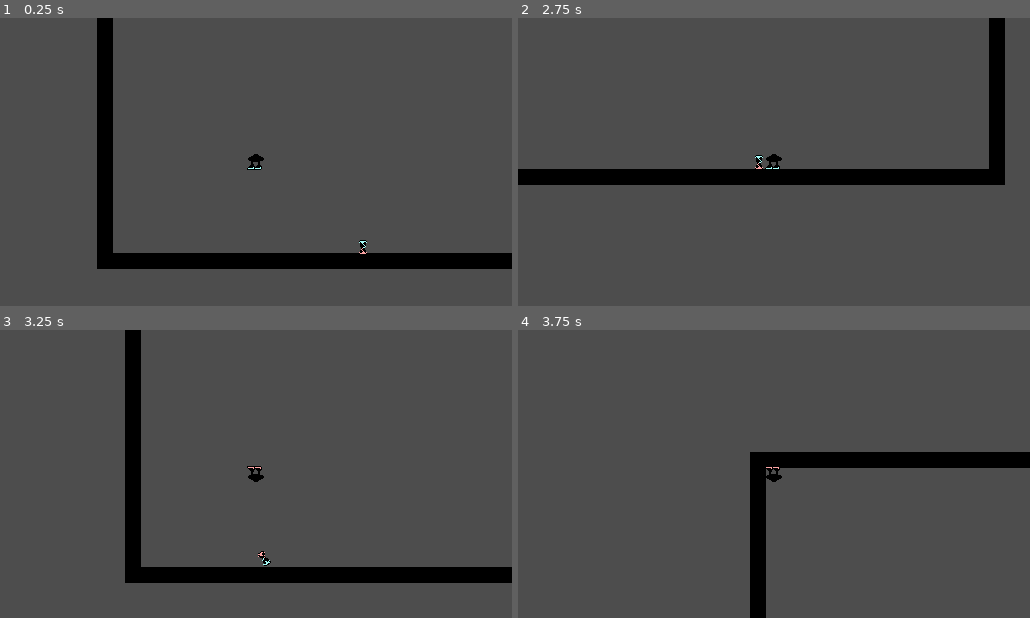
Above: before the commit, frames 1-4 (two rows, left to right).
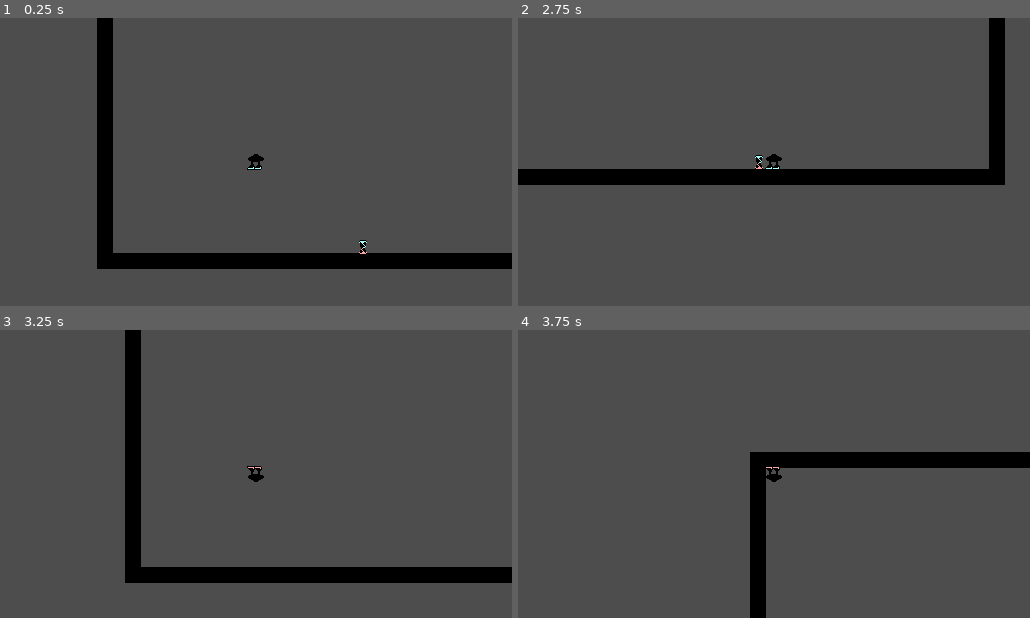
Above: after the commit, the same moments.

Repository: OliveADay/InvertedParadox
Game: Godot game, scene res://world.tscn
The game is run twice, just before and just after one commit, with the same random seed, the same clock (stepped at 60 frames per second) and the same inputs. The project has no main scene, so this scene is started directly.
Inputs:
- Up to frame 1 (0.25 s): no input
- Up to frame 2 (2.75 s): hold Right (move_right) 0.53-2.03 s; tap Up (shift_up) at 0.77, 1.52 s; hold Left (move_left) from 2.03 s (still down)
- Up to frame 3 (3.25 s): keep holding Left (move_left); tap Up (shift_up) at 3.02 s
- Up to frame 4 (3.75 s): keep holding Left (move_left)

Frames 1-2 are identical in both runs. In frame 3, less than 0.1% of the frame differs, in the area x 50-53%, y 76-82%; in frame 4, nothing differs.

Commit message:
gravity shift_del

Diff:
--- a/GravityShifter.gd
+++ /dev/null
@@ -1,11 +0,0 @@
-extends RigidBody2D
-
-# Called when the node enters the scene tree for the first time.
-func _ready():
-	pass # Replace with function body.
-
-
-# Called every frame. 'delta' is the elapsed time since the previous frame.
-func _process(delta):
-	if $Destroyer.has_overlapping_areas():
-		queue_free()
--- a/GravityShifter.tscn
+++ b/GravityShifter.tscn
@@ -1,18 +1,12 @@
-[gd_scene load_steps=5 format=3 uid="uid://4gcexk25tvak"]
+[gd_scene load_steps=3 format=3 uid="uid://4gcexk25tvak"]
 
-[ext_resource type="Script" path="res://GravityShifter.gd" id="1_c6380"]
 [ext_resource type="Texture2D" uid="uid://6dm3tbhpfqkt" path="res://gravShifter.png" id="1_imif4"]
 
 [sub_resource type="RectangleShape2D" id="RectangleShape2D_l0yjf"]
 size = Vector2(4, 13)
 
-[sub_resource type="RectangleShape2D" id="RectangleShape2D_30k3y"]
-size = Vector2(4, 13)
-
 [node name="GravityShifter" type="RigidBody2D"]
 collision_layer = 2
-collision_mask = 129
-script = ExtResource("1_c6380")
 
 [node name="CollisionShape2D" type="CollisionShape2D" parent="."]
 position = Vector2(0, 0.5)
@@ -21,10 +15,3 @@
 [node name="Sprite2D" type="Sprite2D" parent="."]
 texture_filter = 1
 texture = ExtResource("1_imif4")
-
-[node name="Destroyer" type="Area2D" parent="."]
-collision_mask = 128
-
-[node name="CollisionShape2D" type="CollisionShape2D" parent="Destroyer"]
-position = Vector2(0, 0.5)
-shape = SubResource("RectangleShape2D_30k3y")
--- a/Player.gd
+++ b/Player.gd
@@ -16,6 +16,8 @@
 	# Add the gravity.
 	if($GravJumpActiv.has_overlapping_bodies()):
 		jumpTrue = false
+		var bodies = $GravJumpActiv.get_overlapping_bodies()
+		bodies[0].queue_free()
 
 	if not is_on_floor():
 		if gravM:
